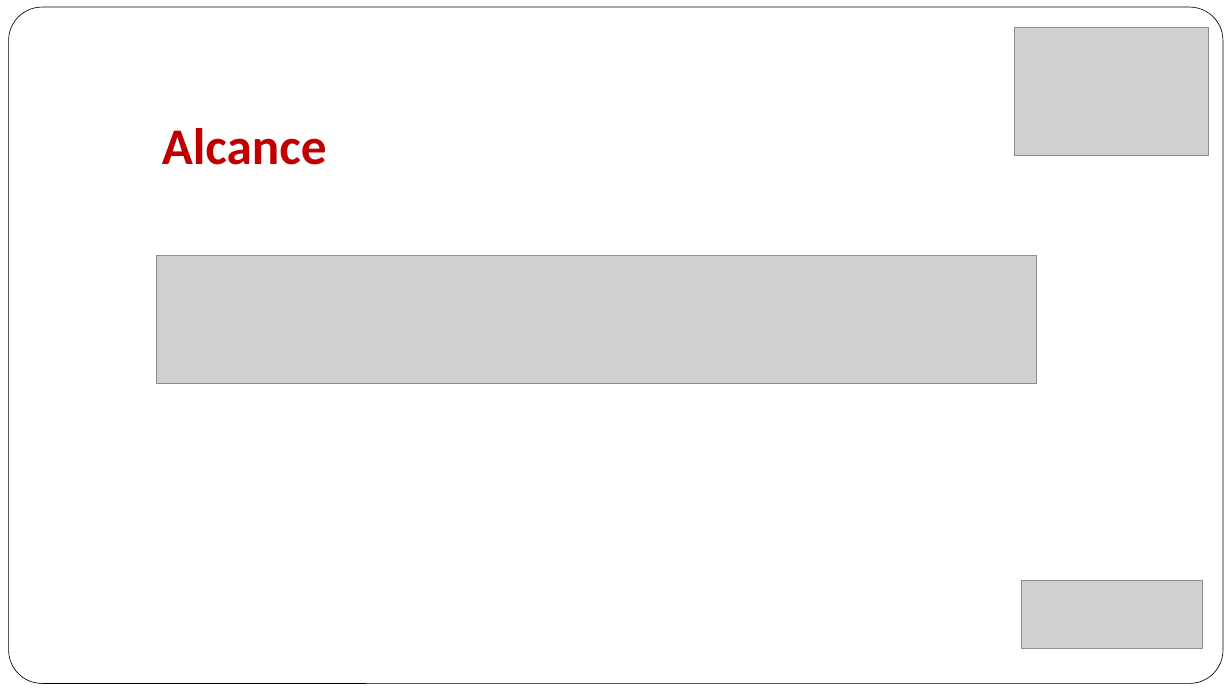
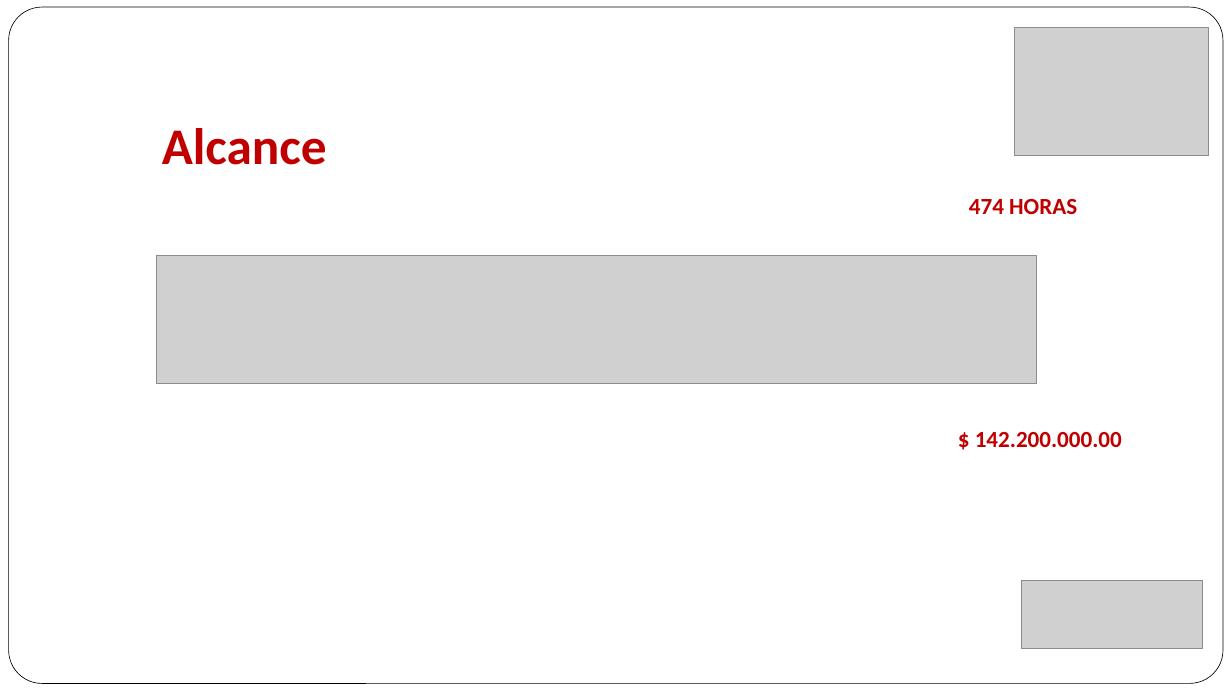
Before and after one commit to gaudisolutions/ecos, a slide deck: slide 21 of Proyecto I/Presentación/Arquitectura Objetivo MPLA.pptx. Drawn at 1232x693 pixels with LibreOffice and Linux fonts; fonts in the diff are those of the drawing; grey boxes stand for pictures. Boxes give left, top, right and bottom in pixels: in the first picture for what was removed or moved away, otherwise in the second. Text is boxed around its words. In the diff, an @@ line names an element or a change of style, - is before the commit and + after.

```diff
--- a/Proyecto I/Presentación/Arquitectura Objetivo MPLA.pptx
+++ b/Proyecto I/Presentación/Arquitectura Objetivo MPLA.pptx
@@ text added at box(969, 199, 1077, 214), 18 pt, text #C00000, bold @@
+474 HORAS
@@ text added at box(975, 432, 1122, 447), 18 pt, text #C00000, bold @@
+$ 142.200.000.00
```
Also in this commit, not shown: 3 other slides changed, 1 other file.
